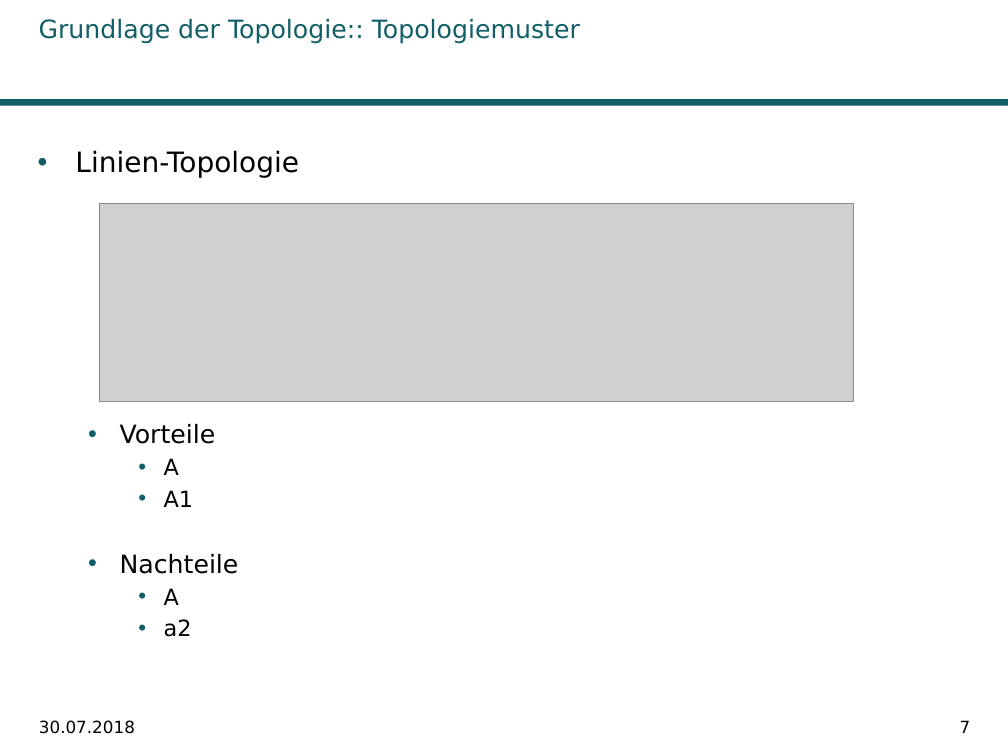
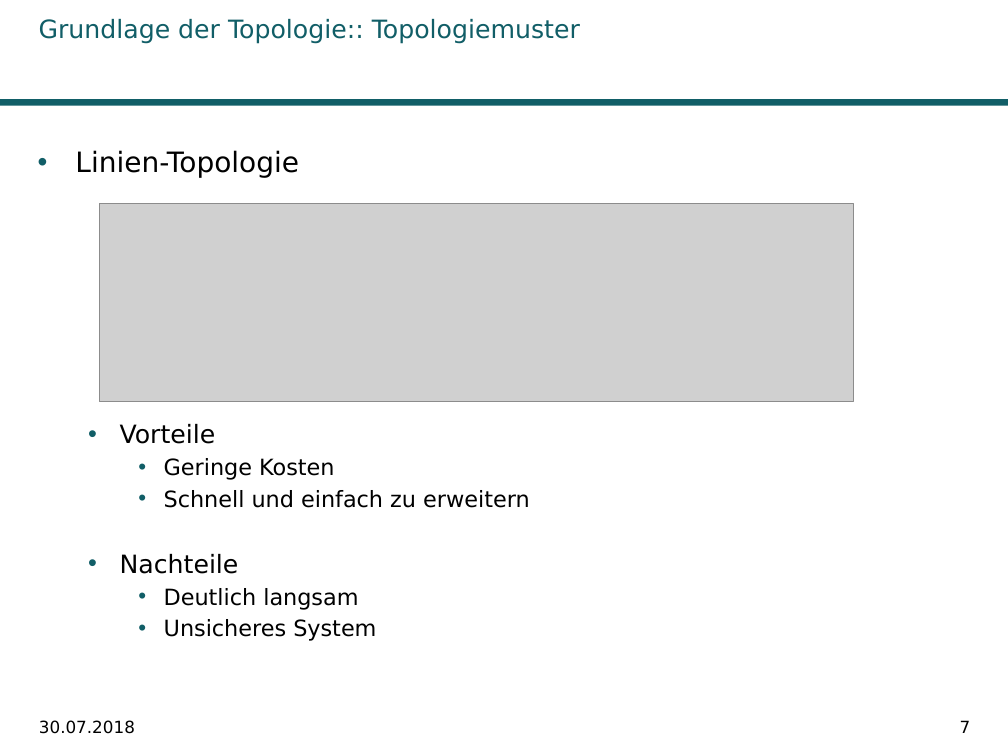
Before and after one commit to Ghislain1/zoe-fb-app, a slide deck: slide 7 of __Master-Abschlussarbeit.pptx. Drawn at 1008x756 pixels with LibreOffice and Linux fonts; fonts in the diff are those of the drawing; grey boxes stand for pictures; background and template pictures are left out. Boxes give left, top, right and bottom in pixels: in the first picture for what was removed or moved away, otherwise in the second. Text is boxed around its words. In the diff, an @@ line names an element or a change of style, - is before the commit and + after.

Commit message:
Powerpoint

```diff
--- a/__Master-Abschlussarbeit.pptx
+++ b/__Master-Abschlussarbeit.pptx
@@ text at [164, 458, 530, 508]: text changed @@
-    • A
-    • A1
+    • Geringe Kosten
+    • Schnell und einfach zu erweitern
@@ text at [164, 588, 376, 641]: text changed @@
-    • A
-    • a2
+    • Deutlich langsam
+    • Unsicheres System
```
Also in this commit, not shown: 6 other slides changed, 1 slide added, 1 slide removed, 1 other file.
